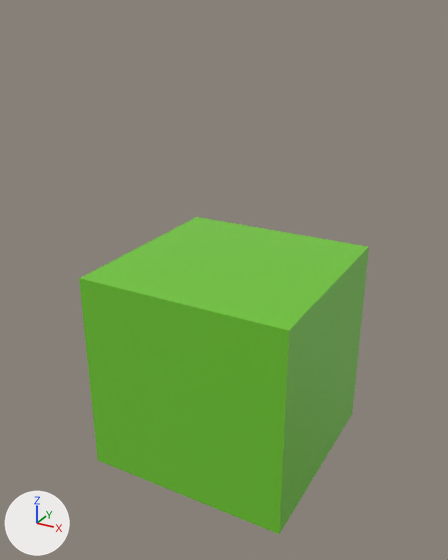
The FBX model Assets/Meshes/TreePlatform.fbx as it was, and as the next commit left it.
Camera for both pictures: a camera (50 mm lens) standing at (2.53, -4.78, 3.18) and looking at (-0.04, -0.11, 0.84). The lights are fixed; the arrows at lower left show +X, +Y and +Z. Where no turn or scale is listed for an object, it has been applied to the vertices.
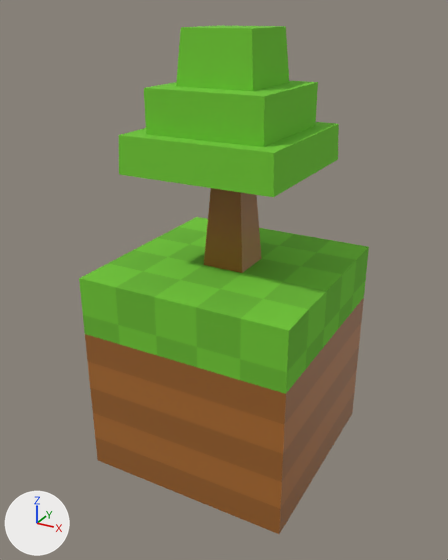
Where the change shows, as pixel boxes [x1, y1, x2, y2] in the pictures (448 x 560 px):
'Cube.001', reshaped (60% taller): before [79, 217, 369, 534]; after [79, 25, 369, 534]

Edits to the bpy script that builds the scene:
```text
Add mat_grass1:
    mat_grass1 = principled_material('Grass1')
    mat_grass1.base_color = (0.164, 0.581, 0.0322)  # green #71c932
    mat_grass1.roughness = 1.0
Add mat_brown2:
    mat_brown2 = principled_material('Brown2')
    mat_brown2.base_color = (0.42, 0.153, 0.0281)  # brown #ad6d2f
    mat_brown2.roughness = 0.4
Add mat_brown:
    mat_brown = principled_material('Brown')
    mat_brown.base_color = (0.332, 0.122, 0.0232)  # brown #9c622a
    mat_brown.roughness = 0.4
Add mat_grass2:
    mat_grass2 = principled_material('Grass2')
    mat_grass2.base_color = (0.139, 0.487, 0.0274)  # green #68b92e
    mat_grass2.roughness = 1.0
Change me_cube_001:
    used by ob_cube_001; location = (0.0, 0.0, 0.0)
    remove me_cube_001.from_pydata(...)  # 8 vertices, 6 faces; spans x -1.0..1.0, y -1.0..1.0, z -1.0..1.0
    remove me_cube_001.materials.append(mat_green)  # green #71c932
    add me_cube_001.from_pydata(...)  # 228 vertices, 226 faces; spans x -1.0..1.0, y -1.0..1.0, z -1.0..3.04
    me_cube_001 part 1
    6 faces are deleted
    40 vertices are added at x -0.71..0.71, y -1.0..1.0, z -1.0..3.04
    6 new vertices lie (0.0, -0.4, 0.0) away from vertices in x -1.0..1.0, y 1.0, z -1.0..1.0
    8 new vertices lie (0.0, 0.0, -0.36) away from vertices in x -1.0..1.0, y -1.0..1.0, z 1.0
    8 new vertices lie (0.0, 0.0, -0.19) away from vertices in x -1.0..1.0, y -1.0..1.0, z 0.64
    10 new vertices lie (-0.4, 0.0, 0.0) away from vertices in x 0.6, y -1.0..1.0, z -1.0..1.0
    12 new vertices lie (0.0, -0.4, 0.0) away from vertices in x -1.0..1.0, y 0.6, z -1.0..1.0
    12 new vertices lie (-0.4, 0.0, 0.0) away from vertices in x 0.2, y -1.0..1.0, z -1.0..1.0
    14 new vertices lie (0.0, -0.4, 0.0) away from vertices in x -1.0..1.0, y 0.2, z -1.0..1.0
    16 new vertices lie (0.0, 0.0, -0.29) away from vertices in x -1.0..1.0, y -1.0..1.0, z 0.45
    16 new vertices lie (0.4, 0.0, 0.0) away from vertices in x -1.0, y -1.0..1.0, z -1.0..1.0
    18 new vertices lie (0.0, 0.4, 0.0) away from vertices in x -1.0..1.0, y -1.0, z -1.0..1.0
    20 new vertices lie (0.0, 0.0, -0.29) away from vertices in x -1.0..1.0, y -1.0..1.0, z 0.16
    20 new vertices lie (0.0, 0.0, -0.29) away from vertices in x -1.0..1.0, y -1.0..1.0, z -0.13
    20 new vertices lie (0.0, 0.0, 0.29) away from vertices in x -1.0..1.0, y -1.0..1.0, z -1.0
    61 new faces join them, mat_grass1 (green #71c932)
    32 new faces join them, mat_grass2 (green #68b92e)
    93 new faces join them, mat_brown (brown #9c622a)
    40 new faces join them, mat_brown2 (brown #ad6d2f)
    add me_cube_001.materials.append(mat_brown)  # brown #9c622a
    add me_cube_001.materials.append(mat_grass1)  # green #71c932
    add me_cube_001.materials.append(mat_grass2)  # green #68b92e
    add me_cube_001.materials.append(mat_brown2)  # brown #ad6d2f
```
